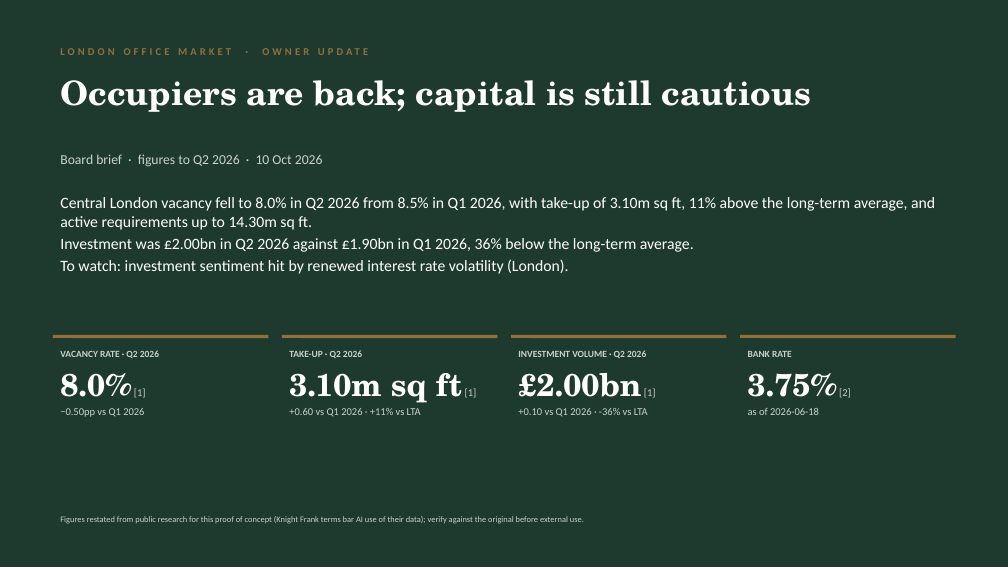
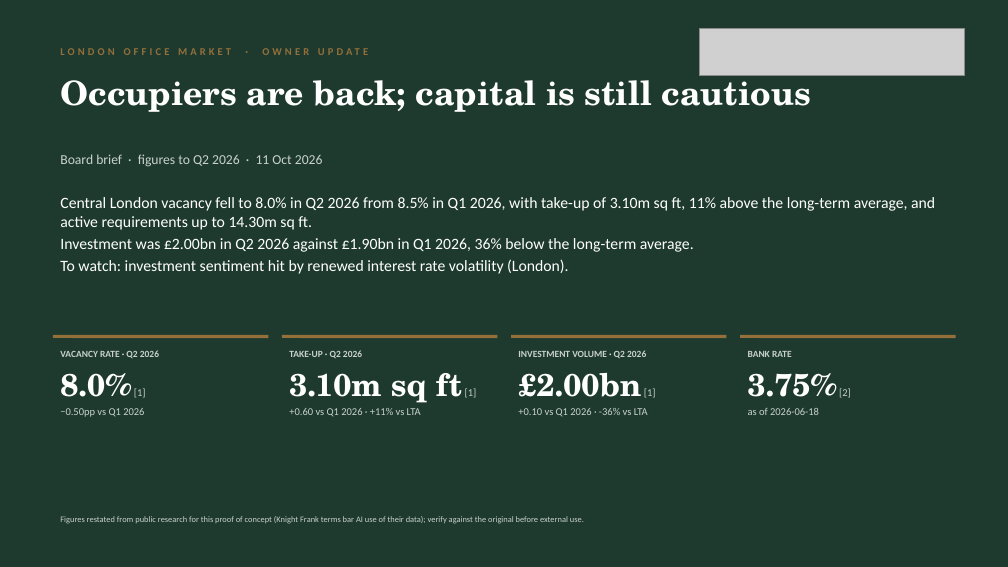
Before and after one commit to Kenneth0416/nanfengtest, a slide deck: slide 1 of docs/samples/client-update-forest-cream-sample.pptx. Drawn at 1008x567 pixels with LibreOffice and Linux fonts; fonts in the diff are those of the drawing; grey boxes stand for pictures. Boxes give left, top, right and bottom in pixels: in the first picture for what was removed or moved away, otherwise in the second. Text is boxed around its words. In the diff, an @@ line names an element or a change of style, - is before the commit and + after.

```diff
--- a/docs/samples/client-update-forest-cream-sample.pptx
+++ b/docs/samples/client-update-forest-cream-sample.pptx
@@ picture added at (699,29,964,76) @@
@@ text at (60,154,323,167): text changed @@
-Board brief · figures to Q2 2026 · 10 Oct 2026
+Board brief · figures to Q2 2026 · 11 Oct 2026
```
Also in this commit, not shown: 5 other slides changed, 29 other files.
